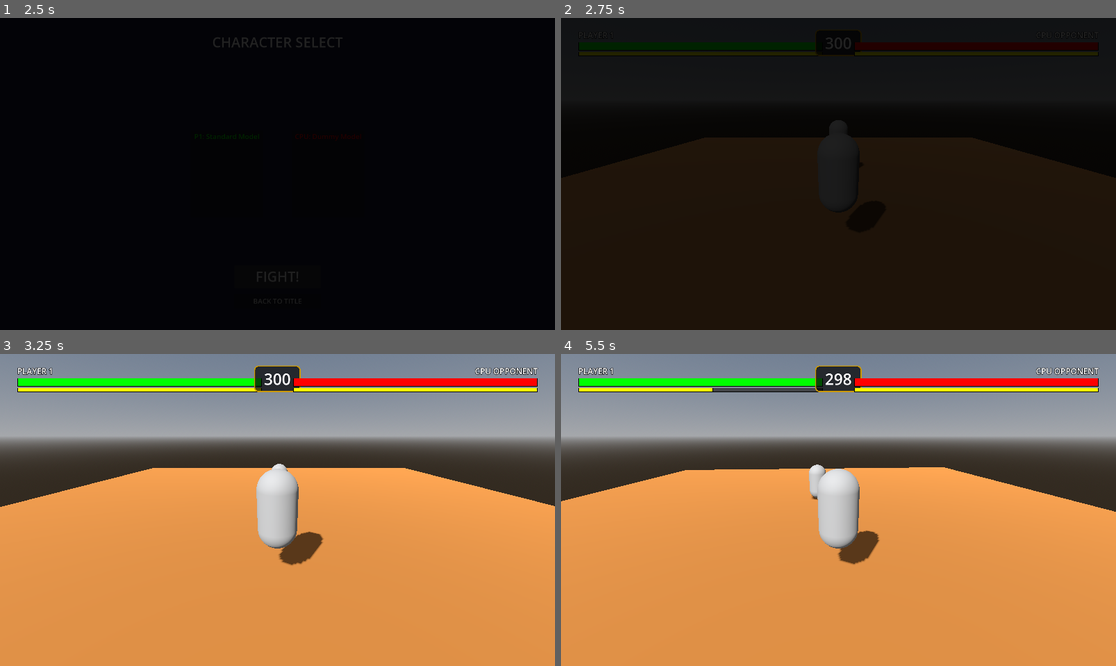
Above: before the commit, frames 1-4 (two rows, left to right).
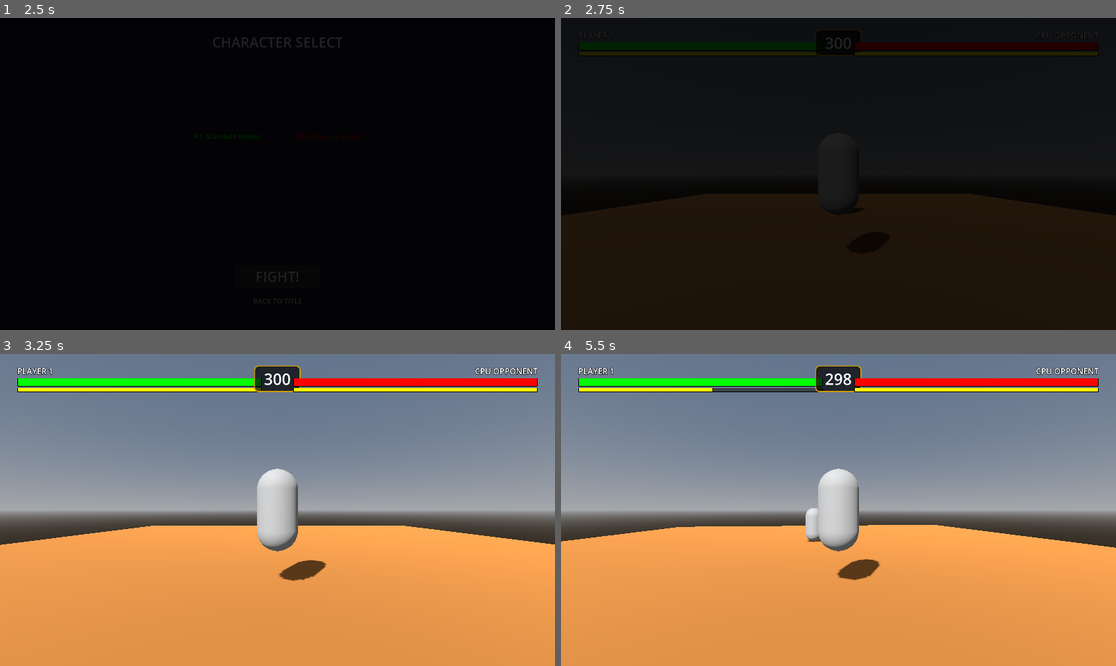
Above: after the commit, the same moments.

Repository: POTOMO1111/wrestlingapp
Game: Godot game, scene res://scenes/ui/title.tscn
Same seed, same stepped clock (60 frames per second), same inputs: the game is played once before the commit and once after it.
Inputs:
- Up to frame 1 (2.5 s): click "GAME START" at 0.5 s; hold D (move_right) 1.28-2 s; tap Left (camera_left) at 1.35 s; tap Space (jump) at 1.52 s; tap Right (camera_right) at 1.55 s; click "FIGHT!" at 2 s
- Up to frame 2 (2.75 s): no input
- Up to frame 3 (3.25 s): hold S (move_back) from 2.78 s (still down); tap Right (camera_right) at 2.85 s; tap Space (jump) at 3.02 s; tap Left (camera_left) at 3.05 s
- Up to frame 4 (5.5 s): release S (move_back) at 3.53 s; hold D (move_right) 3.53-4.28 s; tap K (attack heavy) at 3.6 s; tap Right (camera_right) at 3.8, 5.3 s; hold W (move_forward) 4.28-5.03 s; tap J (attack light) at 4.35 s; tap Space (jump) at 4.52, 5.27 s; tap Left (camera_left) at 4.55 s; hold A (move_left) from 5.03 s (still down); hold I (block) from 5.03 s (still down)

Frame 1 is identical in both runs. In frame 2, less than 0.1% of the frame differs, in the area x 96-100%, y 58-61%; in frame 3, 46%; in frame 4, 46%, in the area x 0-100%, y 7-73%.
Error before the commit: Invalid access to property or key 'grapple_connected' on a base object of type 'Area3D'. (res://scripts/characters/PlayerController.gd:68)
Error after the commit: Invalid access to property or key 'grapple_connected' on a base object of type 'Area3D'. (res://scripts/characters/PlayerController.gd:69)

Commit message:
4/2:視点のブレを修正

Diff:
--- a/scripts/characters/PlayerController.gd
+++ b/scripts/characters/PlayerController.gd
@@ -42,6 +42,7 @@
 
 # カメラのY軸回転角度（ラジアン）
 var _camera_yaw : float = 0.0
+var _spring_arm_pitch : float = 0.0 # 初期X回転を保存
 
 # ----------------------------------------------------------
 # ノード参照
@@ -72,10 +73,21 @@
 		hitbox_left = $HitboxLeft
 		hitbox_left.monitoring = false
 
-	# SpringArm をキャラ本体の回転から独立させる
+	# SpringArm をキャラ本体から完全に切り離す（180度反転時のガタつき防止）
 	if spring_arm:
-		spring_arm.top_level = true
-		spring_arm.global_position = global_position + Vector3(0, 1, 0)
+		_spring_arm_pitch = spring_arm.rotation.x
+		call_deferred("_defer_detach_camera")
+
+func _defer_detach_camera() -> void:
+	if not is_inside_tree() or not spring_arm: return
+	remove_child(spring_arm)
+	get_tree().current_scene.add_child(spring_arm)
+	spring_arm.add_excluded_object(self.get_rid())
+
+func _exit_tree() -> void:
+	# 孤児になったカメラノードのお掃除
+	if spring_arm and spring_arm.get_parent() != self:
+		spring_arm.queue_free()
 
 # ----------------------------------------------------------
 # メインループ
@@ -106,21 +118,25 @@
 	if not spring_arm:
 		return
 
-	# 右スティック（設定上の camera_left / camera_right）や左右キーの入力
-	var rot_input := Input.get_axis("camera_left", "camera_right")
-
-	# rot_input がプラス（右）のとき、Yawをマイナス（右回り）に回転させるのが一般的
+	var rot_input := 0.0
+	if InputMap.has_action("camera_left") and InputMap.has_action("camera_right"):
+		rot_input = Input.get_axis("camera_left", "camera_right")
+
 	_camera_yaw -= deg_to_rad(rot_input * camera_rotate_speed * delta)
 
-	# top_level=true なので親の回転は受けないが、明示的にグローバル回転を上書きして安全性を高める
-	spring_arm.global_rotation.y = _camera_yaw
-
-# ----------------------------------------------------------
-# SpringArm をキャラに追従させる
+# ----------------------------------------------------------
+# SpringArm をキャラに数学的に追従させる
 # ----------------------------------------------------------
 func _update_spring_arm_position() -> void:
-	if spring_arm:
-		spring_arm.global_position = global_position + Vector3(0, 1.0, 0)
+	if is_dummy or not spring_arm or not spring_arm.is_inside_tree():
+		return
+
+	# Basis（回転行列）をクォータニオンで安全に構築し直し、オイラー角の反転特異点を回避
+	var q_yaw = Quaternion(Vector3.UP, _camera_yaw)
+	var q_pitch = Quaternion(Vector3.RIGHT, _spring_arm_pitch)
+	var new_basis = Basis(q_yaw * q_pitch)
+
+	spring_arm.global_transform = Transform3D(new_basis, global_position + Vector3(0, 1.0, 0))
 
 # ----------------------------------------------------------
 # 移動処理（WASD）
